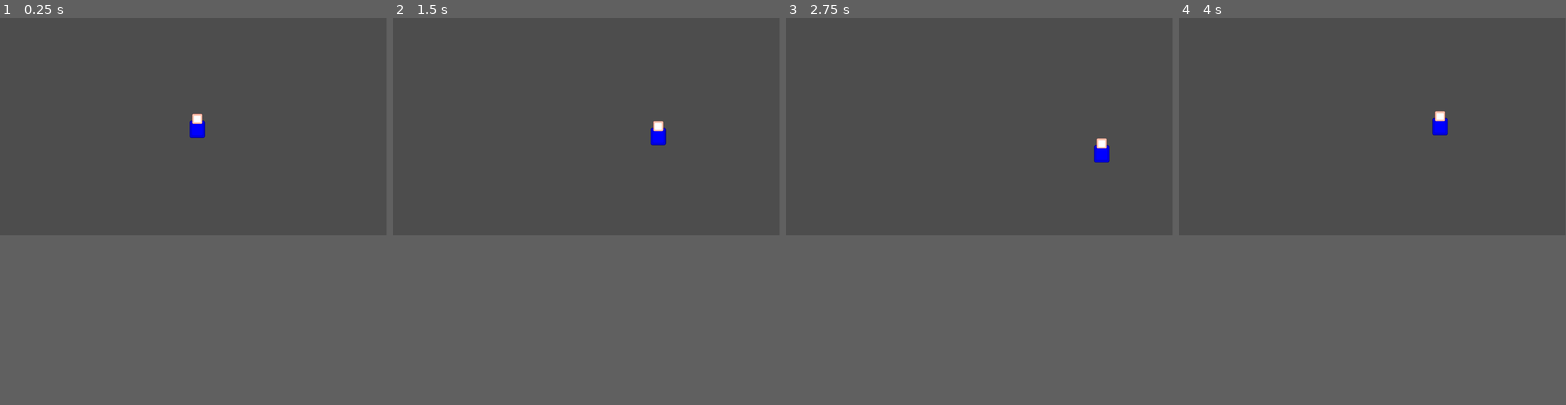
Above: before the commit, frames 1-4 (left to right).
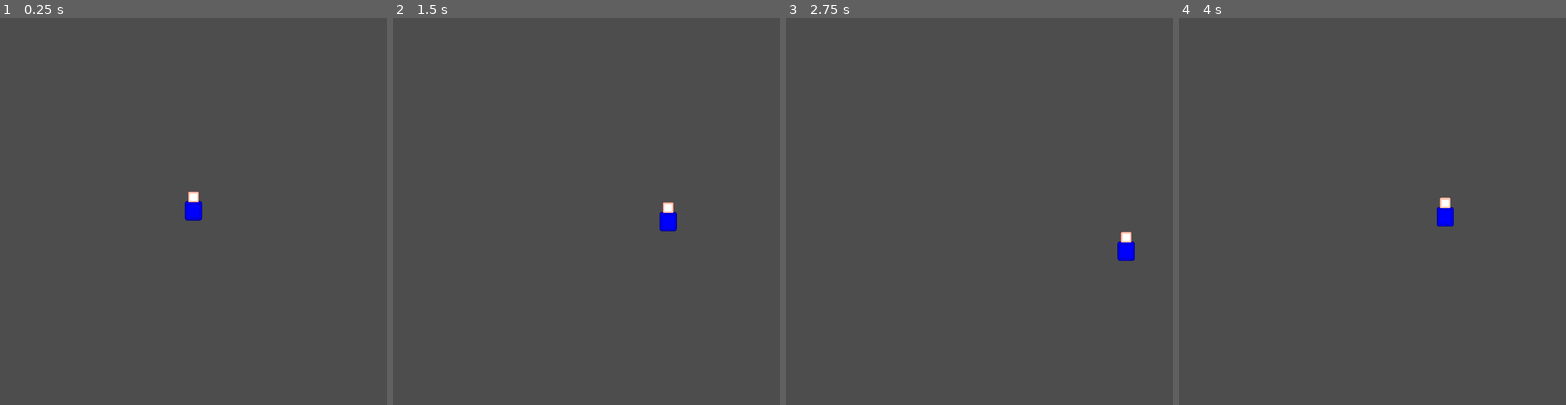
Above: after the commit, the same moments.

Repository: Connor22/ZenoJamBBL
Game: Godot game, scene res://state_scenes/gameplay/gameplay.tscn
Same seed, same stepped clock (60 frames per second), same inputs: the game is played once before the commit and once after it. The engine's default icon, where the game draws it, is replaced by a stand-in: a white triangle on a blue panel in a dark square.
Inputs (mouse positions are in pixels of both pictures, inside the frame that each line leads up to):
- Up to frame 1 (0.25 s): no input
- Up to frame 2 (1.5 s): tap Enter at 0.5 s; move the mouse to (671, 114) at 0.52 s; hold D (move_right) 0.53-1.28 s; click (671, 114) at 0.6 s; move the mouse to (509, 137) at 1.27 s; hold S (move_down) from 1.28 s (still down); click (509, 137) at 1.35 s
- Up to frame 3 (2.75 s): move the mouse to (1018, 79) at 2.02 s; release S (move_down) at 2.03 s; hold D (move_right) from 2.03 s (still down); click (1018, 79) at 2.1 s
- Up to frame 4 (4 s): move the mouse to (1353, 168) at 2.77 s; release D (move_right) at 2.78 s; hold W (move_up) 2.78-3.53 s; click (1353, 168) at 2.85 s; move the mouse to (1488, 157) at 3.52 s; hold A (move_left) from 3.53 s (still down); click (1488, 157) at 3.6 s
In our replay, the window is 799x449 before the commit and 800x800 after it. These sizes can differ from the game's own. Grey fills any space a smaller window leaves; there, only what the larger window draws over its background counts as a difference.

The runs differ from the first frame. In frame 1, 0.5% of the frame differs, in the area x 47-53%, y 24-53%; in frame 2, 0.5%; in frame 3, 0.5%; in frame 4, 0.5%.

Commit message:
Adjusted the project resolution/scale

Diff:
--- a/player/Player.tscn
+++ b/player/Player.tscn
@@ -4,11 +4,11 @@
 [ext_resource type="Texture2D" uid="uid://ou7e14x7dt0w" path="res://shared/icon.svg" id="2_g23kb"]
 
 [sub_resource type="CapsuleShape2D" id="CapsuleShape2D_jheaw"]
-radius = 19.0
-height = 44.0
+radius = 17.0
+height = 36.0
 
 [sub_resource type="CircleShape2D" id="CircleShape2D_r5cq3"]
-radius = 39.6232
+radius = 27.0
 
 [node name="Player" type="CharacterBody2D"]
 collision_layer = 2
@@ -18,14 +18,14 @@
 
 [node name="Body Temp" type="Sprite2D" parent="Pivot"]
 modulate = Color(0, 0, 2.703, 1)
-position = Vector2(0, -4)
-scale = Vector2(0.359375, 0.40625)
+position = Vector2(0, -1.5)
+scale = Vector2(0.277344, 0.313519)
 texture = ExtResource("2_g23kb")
 
 [node name="Head Temp" type="Sprite2D" parent="Pivot"]
 modulate = Color(6.487, 3.243, 2.163, 1)
-position = Vector2(0, -35)
-scale = Vector2(0.234375, 0.234375)
+position = Vector2(0, -30)
+scale = Vector2(0.171875, 0.171875)
 texture = ExtResource("2_g23kb")
 
 [node name="CollisionShape2D" type="CollisionShape2D" parent="."]
--- a/player/player.gd
+++ b/player/player.gd
@@ -1,7 +1,8 @@
 class_name Player
 extends CharacterBody2D
 
-const SPEED = 300.0
+const SPEED = 250.0
+const SHIELD_BASH_SPEED = 1200
 var _shield_bash_direction = Vector2.ZERO
 
 func _ready():
@@ -11,13 +12,13 @@
 
 func _physics_process(delta):
 	if !$ShieldBashTimer.is_stopped():
-		velocity = _shield_bash_direction * 1800
+		velocity = _shield_bash_direction * SHIELD_BASH_SPEED
 	elif Input.is_action_just_pressed("shield_bash"):
 		$ImpactShape.monitorable = true
 		$ImpactShape.visible = true
 		_shield_bash_direction = (get_global_mouse_position() - position).normalized()
 		$Pivot.modulate = Color(1000,1000,1000)
-		velocity = _shield_bash_direction * 1800
+		velocity = _shield_bash_direction * SHIELD_BASH_SPEED
 		$ShieldBashTimer.start()
 	else:
 		# Get the input direction and handle the movement
--- a/project.godot
+++ b/project.godot
@@ -14,6 +14,12 @@
 run/main_scene="res://state_scenes/gameplay/gameplay.tscn"
 config/features=PackedStringArray("4.2", "Forward Plus")
 config/icon="res://shared/icon.svg"
+
+[display]
+
+window/size/viewport_width=800
+window/size/viewport_height=800
+window/stretch/mode="canvas_items"
 
 [input]
 
--- a/state_scenes/gameplay/gameplay.tscn
+++ b/state_scenes/gameplay/gameplay.tscn
@@ -13,7 +13,7 @@
 follow_viewport_enabled = true
 
 [node name="Player" parent="PlayerManager" instance=ExtResource("2_tnmc1")]
-position = Vector2(588, 336)
+position = Vector2(400, 400)
 
 [node name="HUDManager" type="CanvasLayer" parent="."]
 layer = 2
Not shown, added: Node2D.svg.import
